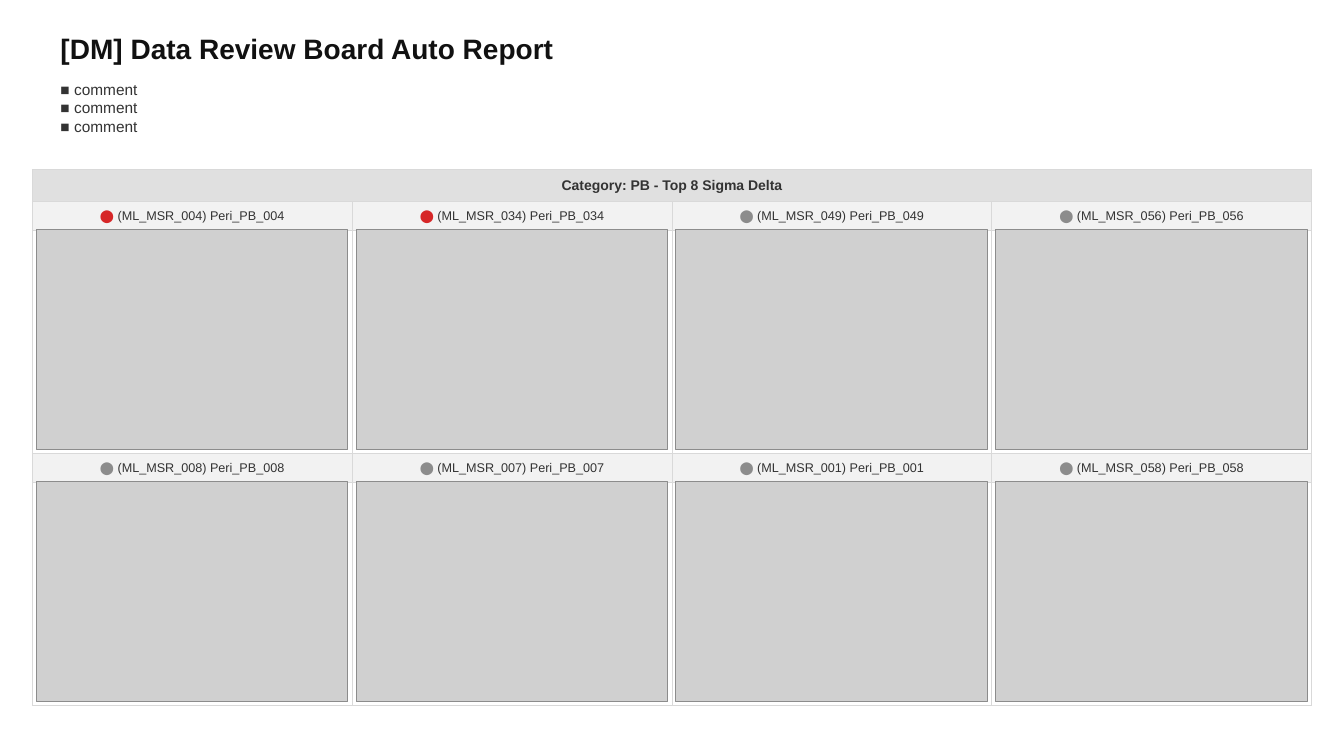
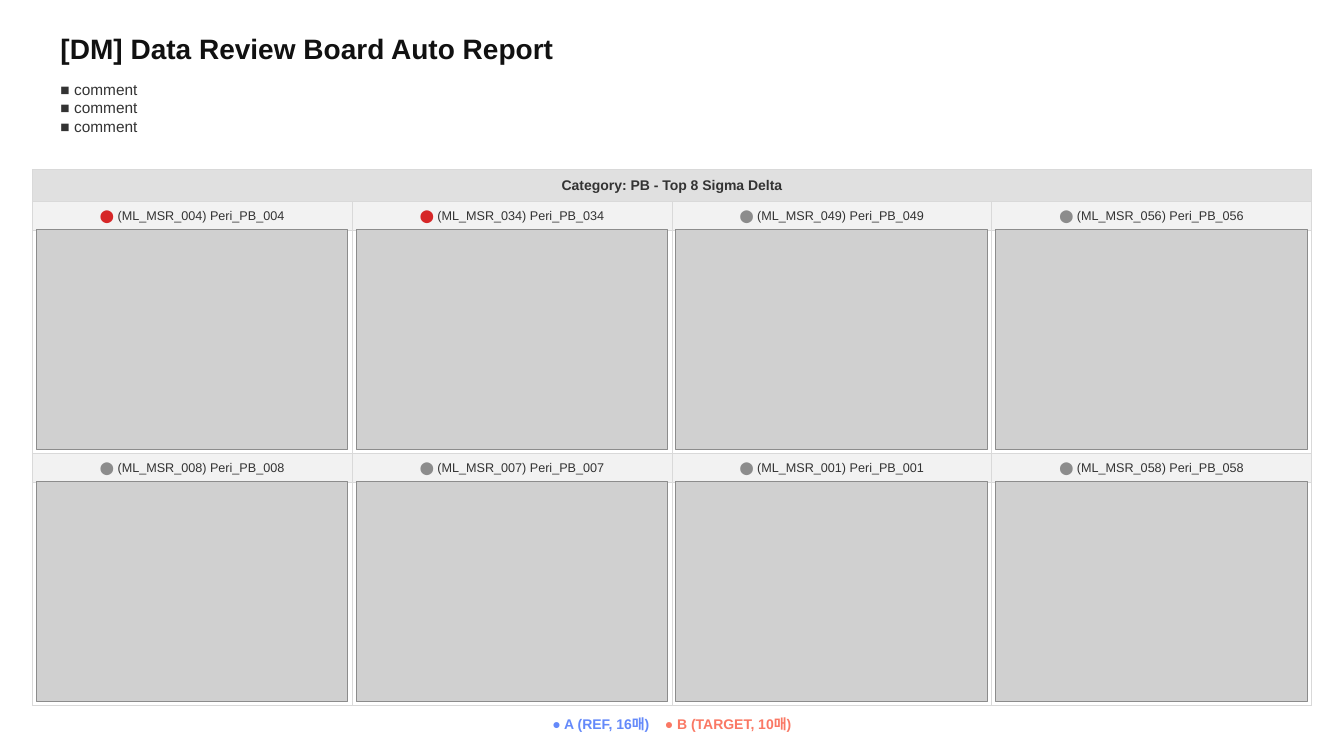
Before and after one commit to parktj4264/DRB-Code, a slide deck: slide 3 of output/Sigma_Summary_Latest.pptx. Drawn at 1344x756 pixels with LibreOffice and Linux fonts; fonts in the diff are those of the drawing; grey boxes stand for pictures. Boxes give left, top, right and bottom in pixels: in the first picture for what was removed or moved away, otherwise in the second. Text is boxed around its words. In the diff, an @@ line names an element or a change of style, - is before the commit and + after.

```diff
--- a/output/Sigma_Summary_Latest.pptx
+++ b/output/Sigma_Summary_Latest.pptx
@@ text added at [564, 718, 791, 732], 10 pt, text #FA7864, bold @@
+● A (REF, 16매) ● B (TARGET, 10매)
```
Also in this commit, not shown: 4 other slides changed, 5 other files.
